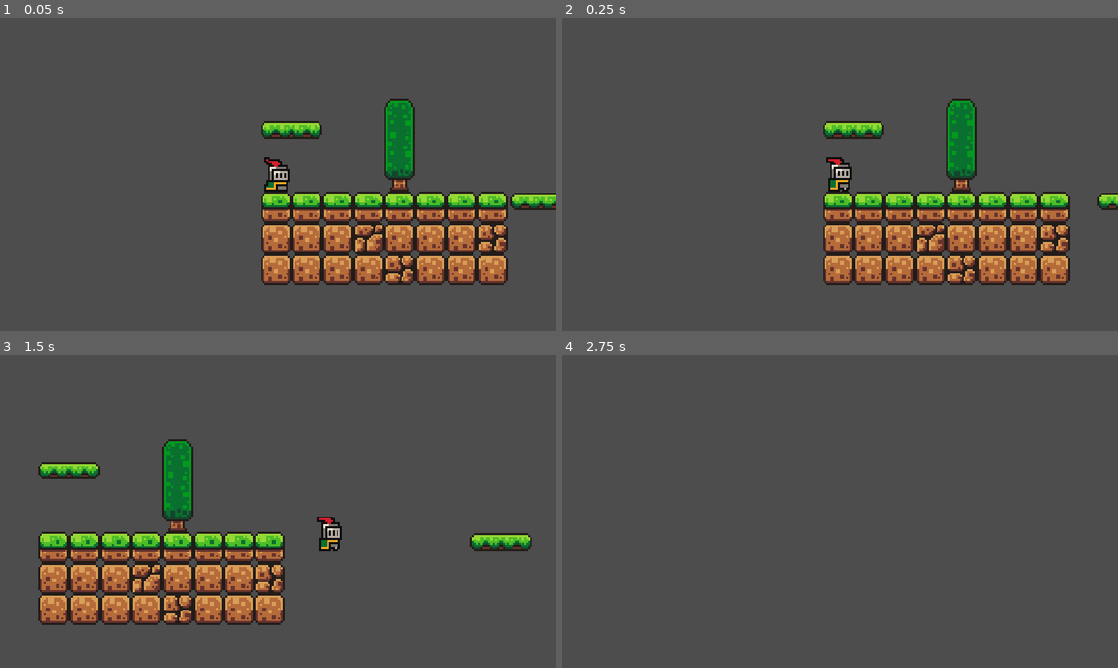
Above: before the commit, frames 1-4 (two rows, left to right).
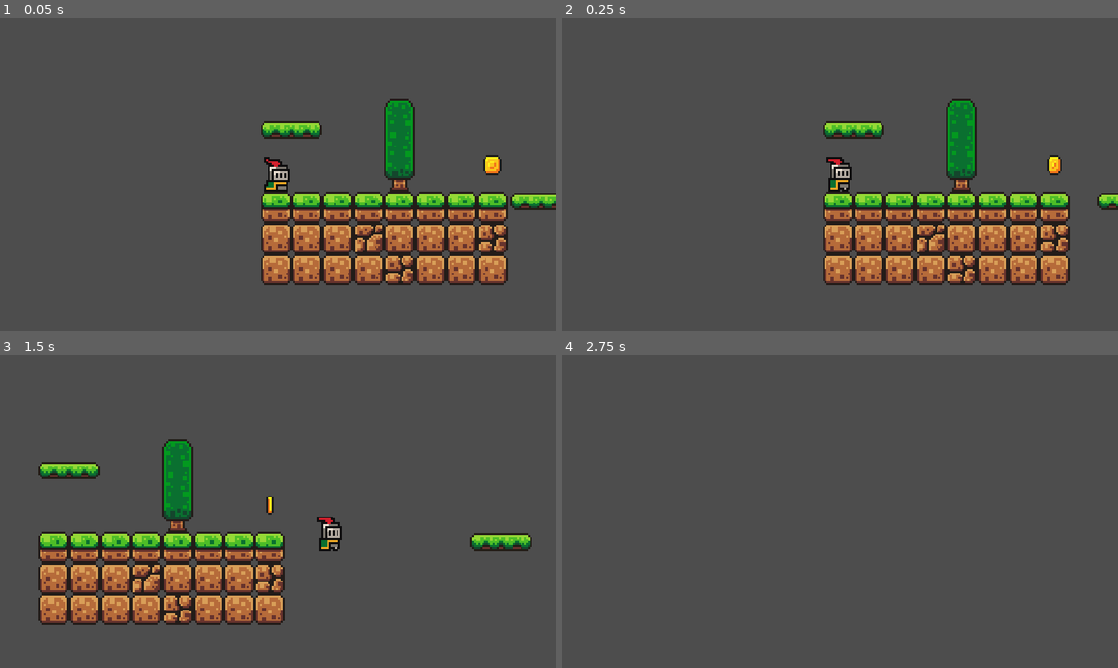
Above: after the commit, the same moments.

Repository: syscall99/A-Knight-to-Remember
Game: Godot game, scene res://scenes/game.tscn
Two runs of this game, one before a commit and one after it. Both use one fixed random seed, a clock stepped at 60 frames per second and the inputs below.
Inputs:
- Up to frame 1 (0.05 s): no input
- Up to frame 2 (0.25 s): no input
- Up to frame 3 (1.5 s): tap Enter (ui_accept) at 0.5, 0.77 s; hold Right (ui_right) from 0.53 s (still down)
- Up to frame 4 (2.75 s): tap Enter (ui_accept) at 1.52 s; release Right (ui_right) at 2.03 s; hold Left (ui_left) from 2.03 s (still down)

The runs differ from the first frame. In frame 1, 0.2% of the frame differs, in the area x 86-91%, y 43-51%; in frame 2, 0.1%; in frame 3, less than 0.1%; in frame 4, nothing differs.

Commit message:
Coin scene with the Area2D type node as its root, created

Diff:
--- /dev/null
+++ b/scenes/coin.tscn
@@ -0,0 +1,108 @@
+[gd_scene format=3 uid="uid://cuc8jfg6r63yn"]
+
+[ext_resource type="Texture2D" uid="uid://bqenkihr4ukxd" path="res://assets/sprites/coin.png" id="1_rwqht"]
+
+[sub_resource type="AtlasTexture" id="AtlasTexture_i64fm"]
+atlas = ExtResource("1_rwqht")
+region = Rect2(0, 0, 16, 16)
+
+[sub_resource type="AtlasTexture" id="AtlasTexture_11l1o"]
+atlas = ExtResource("1_rwqht")
+region = Rect2(16, 0, 16, 16)
+
+[sub_resource type="AtlasTexture" id="AtlasTexture_d14el"]
+atlas = ExtResource("1_rwqht")
+region = Rect2(32, 0, 16, 16)
+
+[sub_resource type="AtlasTexture" id="AtlasTexture_1ikuy"]
+atlas = ExtResource("1_rwqht")
+region = Rect2(48, 0, 16, 16)
+
+[sub_resource type="AtlasTexture" id="AtlasTexture_wnlwo"]
+atlas = ExtResource("1_rwqht")
+region = Rect2(64, 0, 16, 16)
+
+[sub_resource type="AtlasTexture" id="AtlasTexture_jig8b"]
+atlas = ExtResource("1_rwqht")
+region = Rect2(80, 0, 16, 16)
+
+[sub_resource type="AtlasTexture" id="AtlasTexture_xmuha"]
+atlas = ExtResource("1_rwqht")
+region = Rect2(96, 0, 16, 16)
+
+[sub_resource type="AtlasTexture" id="AtlasTexture_kfxoj"]
+atlas = ExtResource("1_rwqht")
+region = Rect2(112, 0, 16, 16)
+
+[sub_resource type="AtlasTexture" id="AtlasTexture_jsmju"]
+atlas = ExtResource("1_rwqht")
+region = Rect2(128, 0, 16, 16)
+
+[sub_resource type="AtlasTexture" id="AtlasTexture_s0mny"]
+atlas = ExtResource("1_rwqht")
+region = Rect2(144, 0, 16, 16)
+
+[sub_resource type="AtlasTexture" id="AtlasTexture_7cc30"]
+atlas = ExtResource("1_rwqht")
+region = Rect2(160, 0, 16, 16)
+
+[sub_resource type="AtlasTexture" id="AtlasTexture_rojmm"]
+atlas = ExtResource("1_rwqht")
+region = Rect2(176, 0, 16, 16)
+
+[sub_resource type="SpriteFrames" id="SpriteFrames_uk0u6"]
+animations = [{
+"frames": [{
+"duration": 1.0,
+"texture": SubResource("AtlasTexture_i64fm")
+}, {
+"duration": 1.0,
+"texture": SubResource("AtlasTexture_11l1o")
+}, {
+"duration": 1.0,
+"texture": SubResource("AtlasTexture_d14el")
+}, {
+"duration": 1.0,
+"texture": SubResource("AtlasTexture_1ikuy")
+}, {
+"duration": 1.0,
+"texture": SubResource("AtlasTexture_wnlwo")
+}, {
+"duration": 1.0,
+"texture": SubResource("AtlasTexture_jig8b")
+}, {
+"duration": 1.0,
+"texture": SubResource("AtlasTexture_xmuha")
+}, {
+"duration": 1.0,
+"texture": SubResource("AtlasTexture_kfxoj")
+}, {
+"duration": 1.0,
+"texture": SubResource("AtlasTexture_jsmju")
+}, {
+"duration": 1.0,
+"texture": SubResource("AtlasTexture_s0mny")
+}, {
+"duration": 1.0,
+"texture": SubResource("AtlasTexture_7cc30")
+}, {
+"duration": 1.0,
+"texture": SubResource("AtlasTexture_rojmm")
+}],
+"loop": 1,
+"name": &"default",
+"speed": 6.0
+}]
+
+[sub_resource type="CircleShape2D" id="CircleShape2D_uk0u6"]
+radius = 5.0
+
+[node name="Coin" type="Area2D" unique_id=82786452]
+
+[node name="AnimatedSprite2D" type="AnimatedSprite2D" parent="." unique_id=2097455282]
+sprite_frames = SubResource("SpriteFrames_uk0u6")
+autoplay = "default"
+frame_progress = 0.029418292
+
+[node name="CollisionShape2D" type="CollisionShape2D" parent="." unique_id=406612263]
+shape = SubResource("CircleShape2D_uk0u6")
--- a/scenes/game.tscn
+++ b/scenes/game.tscn
@@ -3,6 +3,7 @@
 [ext_resource type="PackedScene" uid="uid://foar60dros4r" path="res://scenes/platform.tscn" id="1_lnu2h"]
 [ext_resource type="PackedScene" uid="uid://brd6aufrommjp" path="res://scenes/player.tscn" id="1_uwrxv"]
 [ext_resource type="Texture2D" uid="uid://dcrehsbkkkdra" path="res://assets/sprites/world_tileset.png" id="2_yqjtg"]
+[ext_resource type="PackedScene" uid="uid://cuc8jfg6r63yn" path="res://scenes/coin.tscn" id="4_lbhrr"]
 
 [sub_resource type="Animation" id="Animation_lnu2h"]
 resource_name = "Move"
@@ -229,3 +230,6 @@
 [node name="Ground" type="TileMapLayer" parent="." unique_id=2049151734]
 tile_map_data = PackedByteArray("AAAAAAAAAAAAAAAAAAABAAAAAAAAAAAAAAAEAAAAAAAAAAAAAAACAAAAAAAAAAAAAAADAAAAAAAAAAAAAAAEAP …(352 unchanged characters)…
 tile_set = SubResource("TileSet_uk0u6")
+
+[node name="Coin" parent="." unique_id=82786452 instance=ExtResource("4_lbhrr")]
+position = Vector2(120, -14)
